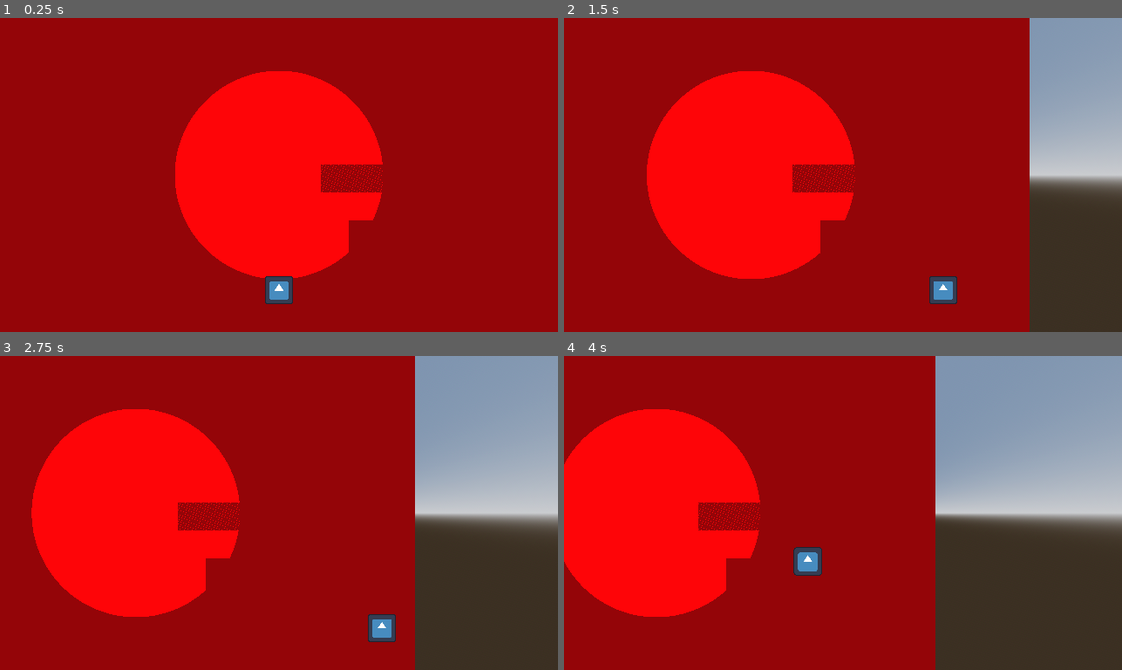
Above: before the commit, frames 1-4 (two rows, left to right).
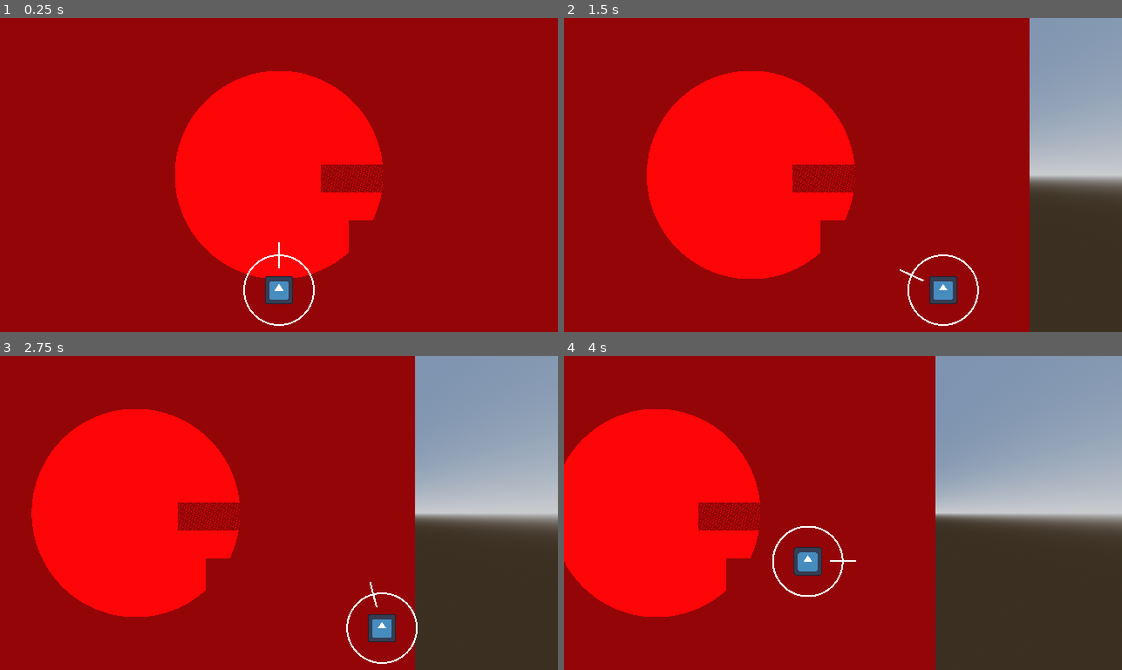
Above: after the commit, the same moments.

Repository: BK3000gamer/Re.Ality
Game: Godot game, scene res://Levels/main.tscn
Two runs of this game, one before a commit and one after it. Both use one fixed random seed, a clock stepped at 60 frames per second and the inputs below. The engine's default icon, where the game draws it, is replaced by a stand-in: a white triangle on a blue panel in a dark square.
Inputs (mouse positions are in pixels of both pictures, inside the frame that each line leads up to):
- Up to frame 1 (0.25 s): no input
- Up to frame 2 (1.5 s): tap Enter at 0.5 s; move the mouse to (965, 159) at 0.52 s; hold D (move_right) 0.53-1.28 s; hold Ctrl (crouch) 0.53-1.28 s; tap Space (jump) at 0.77 s; move the mouse to (731, 190) at 1.27 s; hold S (move_down) from 1.28 s (still down); tap Shift (dash) at 1.35 s
- Up to frame 3 (2.75 s): tap Space (jump) at 1.52 s; move the mouse to (334, 443) at 2.02 s; release S (move_down) at 2.03 s; hold D (move_right) from 2.03 s (still down); hold Ctrl (crouch) from 2.03 s (still down)
- Up to frame 4 (4 s): move the mouse to (815, 575) at 2.77 s; release D (move_right) at 2.78 s; release Ctrl (crouch) at 2.78 s; hold W (move_up) 2.78-3.53 s; tap Shift (dash) at 2.85 s; tap Space (jump) at 3.02, 3.77 s; move the mouse to (1010, 560) at 3.52 s; hold A (move_left) from 3.53 s (still down); hold Ctrl (crouch) from 3.53 s (still down)

The runs differ from the first frame. In frame 1, 0.2% of the frame differs, in the area x 43-57%, y 71-99%; in frame 2, 0.2%; in frame 3, 0.2%; in frame 4, 0.2%, in the area x 37-53%, y 54-77%.

Commit message:
created circle and line

Diff:
--- a/Entites/Camera/Scripts/pivot.gd
+++ b/Entites/Camera/Scripts/pivot.gd
@@ -25,6 +25,7 @@
 	RotationControl.init(self)
 
 func _process(delta: float) -> void:
+	print(rad_to_deg(global_rotation.y))
 	var OverlappingRooms = $Area3D.get_overlapping_areas()
 	for room in OverlappingRooms:
 		if room.is_in_group("rooms"):
--- a/Entites/Player/Scripts/movement_state_machine.gd
+++ b/Entites/Player/Scripts/movement_state_machine.gd
@@ -36,7 +36,6 @@
 	CurrentState.enter()
 
 func process_physics(delta: float) -> void:
-	print(CurrentState)
 	var NewState = CurrentState.process_physics(delta)
 	if NewState:
 		change_state(NewState)
--- a/Levels/main.tscn
+++ b/Levels/main.tscn
@@ -12,6 +12,7 @@
 [ext_resource type="Texture2D" uid="uid://dko48qpqp0lfl" path="res://Assets/Textures/Orange/texture_09.png" id="8_hilkn"]
 [ext_resource type="Script" uid="uid://b2fpi26mtcqrr" path="res://Levels/Environment/Borders/border_z.gd" id="8_mykqc"]
 [ext_resource type="Script" uid="uid://dflogb20pl1pl" path="res://Entites/Camera/Scripts/pivot_duplicate.gd" id="12_hilkn"]
+[ext_resource type="PackedScene" uid="uid://csjmpv6c7nia4" path="res://UI/Scenes/attack_ui.tscn" id="13_5mxy1"]
 
 [sub_resource type="ProceduralSkyMaterial" id="ProceduralSkyMaterial_hilkn"]
 sky_horizon_color = Color(0.662243, 0.671743, 0.686743, 1)
@@ -226,3 +227,5 @@
 transform = Transform3D(1, 0, 0, 0, 1, 0, 0, 0, 1, 0.5, 5.625, -9.5)
 shape = SubResource("BoxShape3D_5mxy1")
 debug_fill = false
+
+[node name="Attack UI" parent="SubViewportContainer/Entity" instance=ExtResource("13_5mxy1")]
--- /dev/null
+++ b/UI/Scenes/attack_ui.tscn
@@ -0,0 +1,10 @@
+[gd_scene load_steps=3 format=3 uid="uid://csjmpv6c7nia4"]
+
+[ext_resource type="Script" uid="uid://72ru6njr3lgt" path="res://UI/Scripts/attack_ui.gd" id="1_0oy8q"]
+[ext_resource type="Script" uid="uid://beyrjh7pavmlg" path="res://UI/Scripts/circle.gd" id="1_1s0fo"]
+
+[node name="Attack UI" type="Node2D"]
+script = ExtResource("1_0oy8q")
+
+[node name="Circle" type="Node2D" parent="."]
+script = ExtResource("1_1s0fo")
--- /dev/null
+++ b/UI/Scripts/attack_ui.gd
@@ -0,0 +1,25 @@
+extends Node2D
+
+func init_player(playerName: String) -> void:
+	var parent = get_parent()
+
+	var sibling = parent.get_node_or_null(playerName)
+
+	for child in get_children():
+		if sibling is Player:
+			child.player = sibling
+
+func  init_pivot(pivotName: String) -> void:
+	var grandParent = get_parent().get_parent()
+
+	var subview = grandParent.get_node_or_null("Environment")
+
+	var sibling = subview.get_node_or_null(pivotName)
+
+	for child in get_children():
+		if sibling is Pivot:
+			child.pivot = sibling
+
+func _ready() -> void:
+	init_player("Player")
+	init_pivot("Pivot")
--- /dev/null
+++ b/UI/Scripts/circle.gd
@@ -0,0 +1,30 @@
+extends Node2D
+
+var player: Player
+var pivot: Pivot
+var playerPos: Vector2
+var mousePos: Vector2
+var startPoint: Vector2
+var endPoint: Vector2
+var HorizontalPos
+var VerticalPos
+
+func _draw() -> void:
+	draw_circle(playerPos, 40, Color.WHITE, false, 2, false)
+	draw_line(startPoint, endPoint, Color.WHITE, 2, false)
+
+func _process(delta: float) -> void:
+	if pivot.CurrentState == "SideWE":
+		HorizontalPos = ( player.global_transform.origin.x - pivot.global_transform.origin.x + 10) * 32
+		VerticalPos = 360 - (player.global_transform.origin.y - pivot.global_transform.origin.y + 5.625) * 32
+	elif pivot.CurrentState == "SideNS":
+		HorizontalPos = ( player.global_transform.origin.z - pivot.global_transform.origin.z + 10) * 32
+		VerticalPos = 360 - (player.global_transform.origin.y - pivot.global_transform.origin.y + 5.625) * 32
+	playerPos = Vector2(HorizontalPos, VerticalPos)
+	mousePos = get_viewport().get_mouse_position()
+	var rad = playerPos.angle_to_point(mousePos)
+	var angle = rad_to_deg(rad)
+	startPoint = Vector2(playerPos.x + 25*cos(rad), playerPos.y + 25*sin(rad))
+	endPoint = Vector2(playerPos.x + 55*cos(rad), playerPos.y + 55*sin(rad))
+
+	queue_redraw()
--- a/UI/Scripts/sprite_control.gd
+++ /dev/null
@@ -1,20 +0,0 @@
-extends Node2D
-
-var player: Player
-var pivot: Pivot
-
-func init_player(PlayerName: String) -> void:
-	var greatGreatGrandParent = get_parent().get_parent().get_parent().get_parent()
-
-	var sibling = greatGreatGrandParent.get_node_or_null(PlayerName)
-	if sibling is Player:
-		player = sibling
-
-func init_pivot() -> void:
-	var greatGrandParent = get_parent().get_parent().get_parent()
-	if greatGrandParent is Pivot:
-		pivot = greatGrandParent
-
-func _ready() -> void:
-	init_player("Player")
-	init_pivot()
--- a/project.godot
+++ b/project.godot
@@ -19,10 +19,10 @@
 
 window/size/viewport_width=640
 window/size/viewport_height=360
-window/size/mode=3
 window/size/borderless=true
 window/stretch/mode="viewport"
 window/stretch/aspect="expand"
+window/vsync/vsync_mode=3
 
 [global_group]
 
Not shown: 1 places in Levels/main.tscn that only renumber resources
Not shown, added: UI/Scripts/attack_ui.gd.uid
Not shown, added: UI/Scripts/circle.gd.uid
Not shown, removed: UI/Scripts/sprite_control.gd.uid
Not shown, added: UI/Scenes/attack_ui.tscn982882104.tmp
